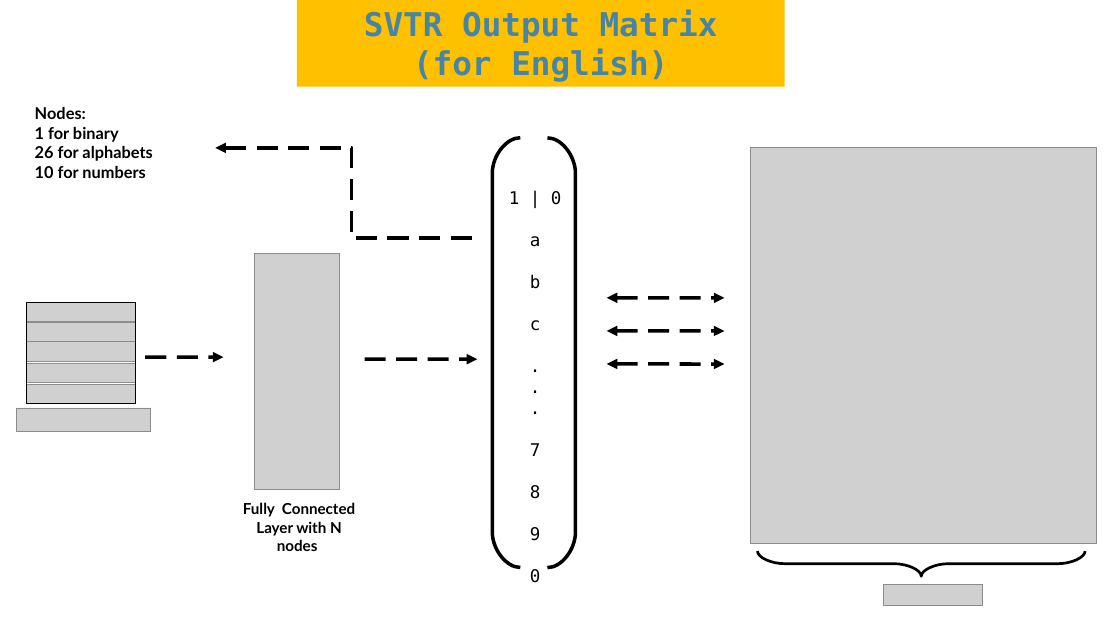
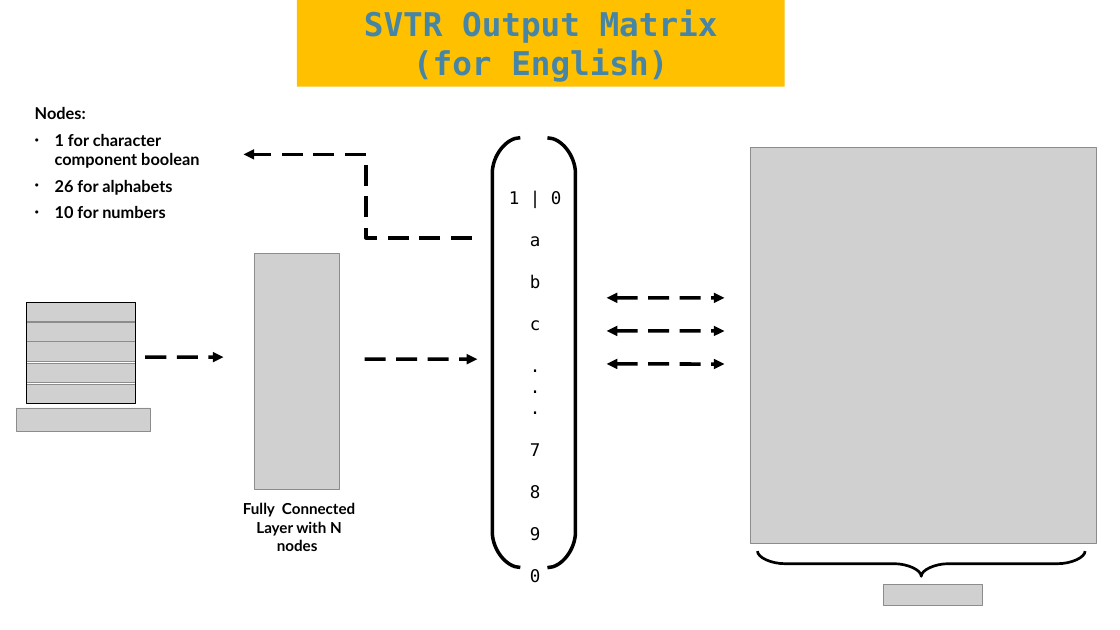
Before and after one commit to raghibnsl/NSL_Training, a slide deck: slide 12 of svtr_ppt/draft_.odp. Drawn at 1120x630 pixels with LibreOffice and Linux fonts; fonts in the diff are those of the drawing; grey boxes stand for pictures. Boxes give left, top, right and bottom in pixels: in the first picture for what was removed or moved away, otherwise in the second. Text is boxed around its words. In the diff, an @@ line names an element or a change of style, - is before the commit and + after.

```diff
--- a/svtr_ppt/draft_.odp
+++ b/svtr_ppt/draft_.odp
@@ text at [55,134,199,168]: text changed @@
-1 for binary
+● 1 for character component boolean
@@ elbow arrow moved from (471, 238) - (215, 148) to (471, 238) - (244, 155) @@
@@ text at [55,180,172,218]: bullet none to ●; more space between paragraphs @@
```
Also in this commit, not shown: 4 other slides changed, 1 slide added.
